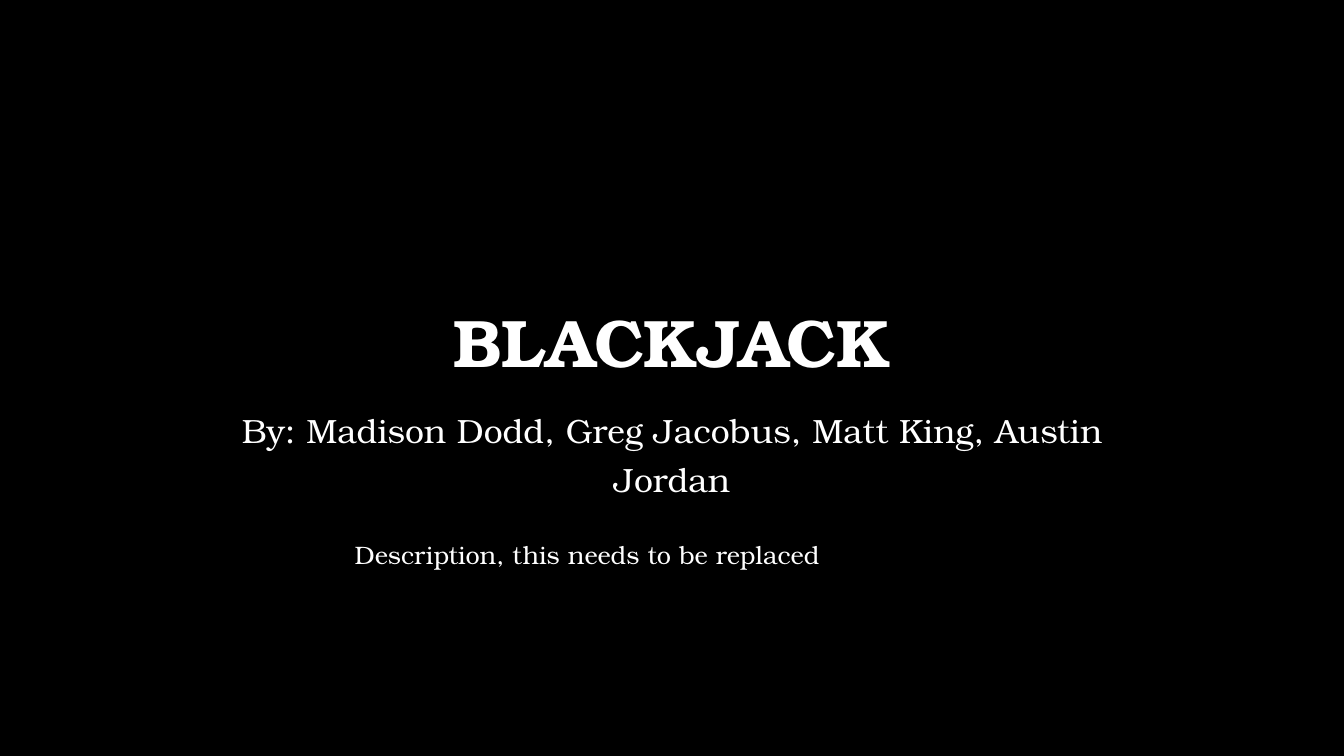
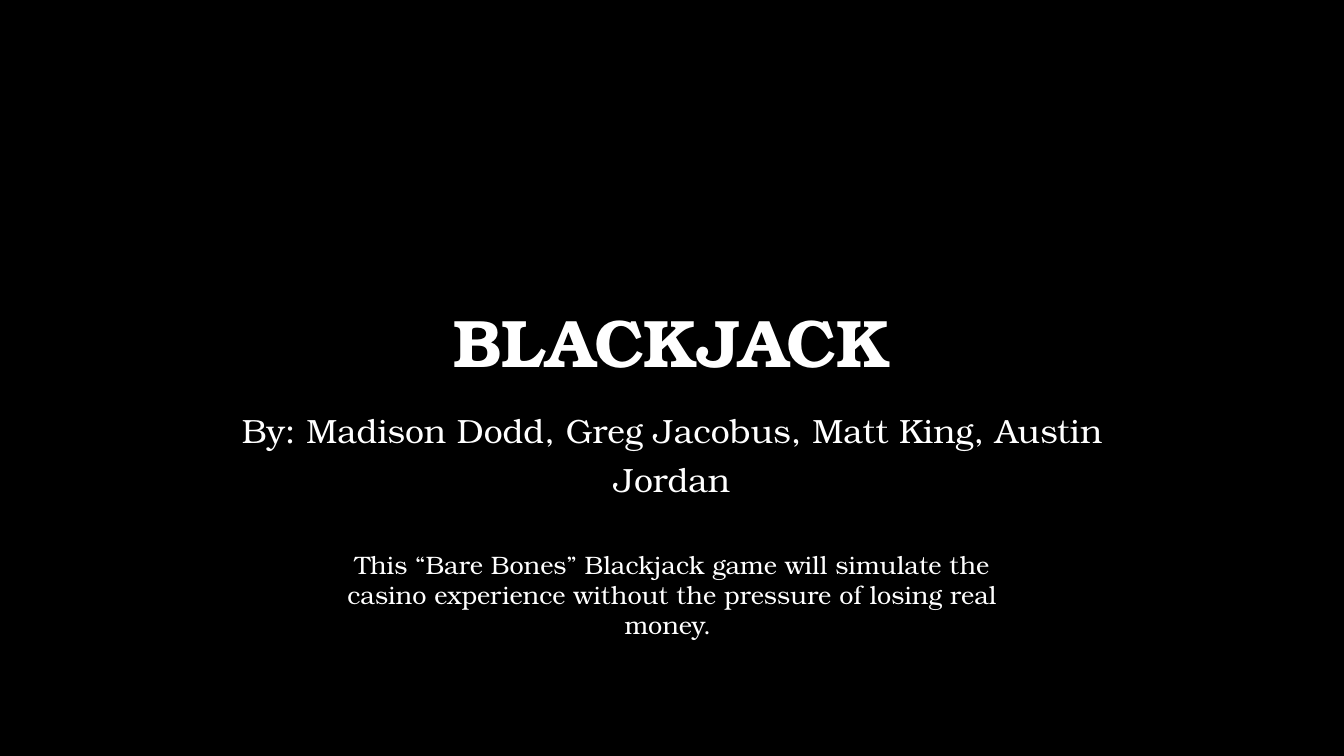
Before and after one commit to gjacobus/blackjackSoftwareEngineering, a slide deck: slide 1 of FinalPresentation.pptx. Drawn at 1344x756 pixels with LibreOffice and Linux fonts; fonts in the diff are those of the drawing; background and template pictures are left out. Boxes give left, top, right and bottom in pixels: in the first picture for what was removed or moved away, otherwise in the second. Text is boxed around its words. In the diff, an @@ line names an element or a change of style, - is before the commit and + after.

```diff
--- a/FinalPresentation.pptx
+++ b/FinalPresentation.pptx
@@ text at (x1=347, y1=556, x2=996, y2=610): text changed @@
-Description, this needs to be replaced
+This “Bare Bones” Blackjack game will simulate the casino experience without the pressure of losing real money.
```
Also in this commit, not shown: 1 other slide changed, 15 other files.
